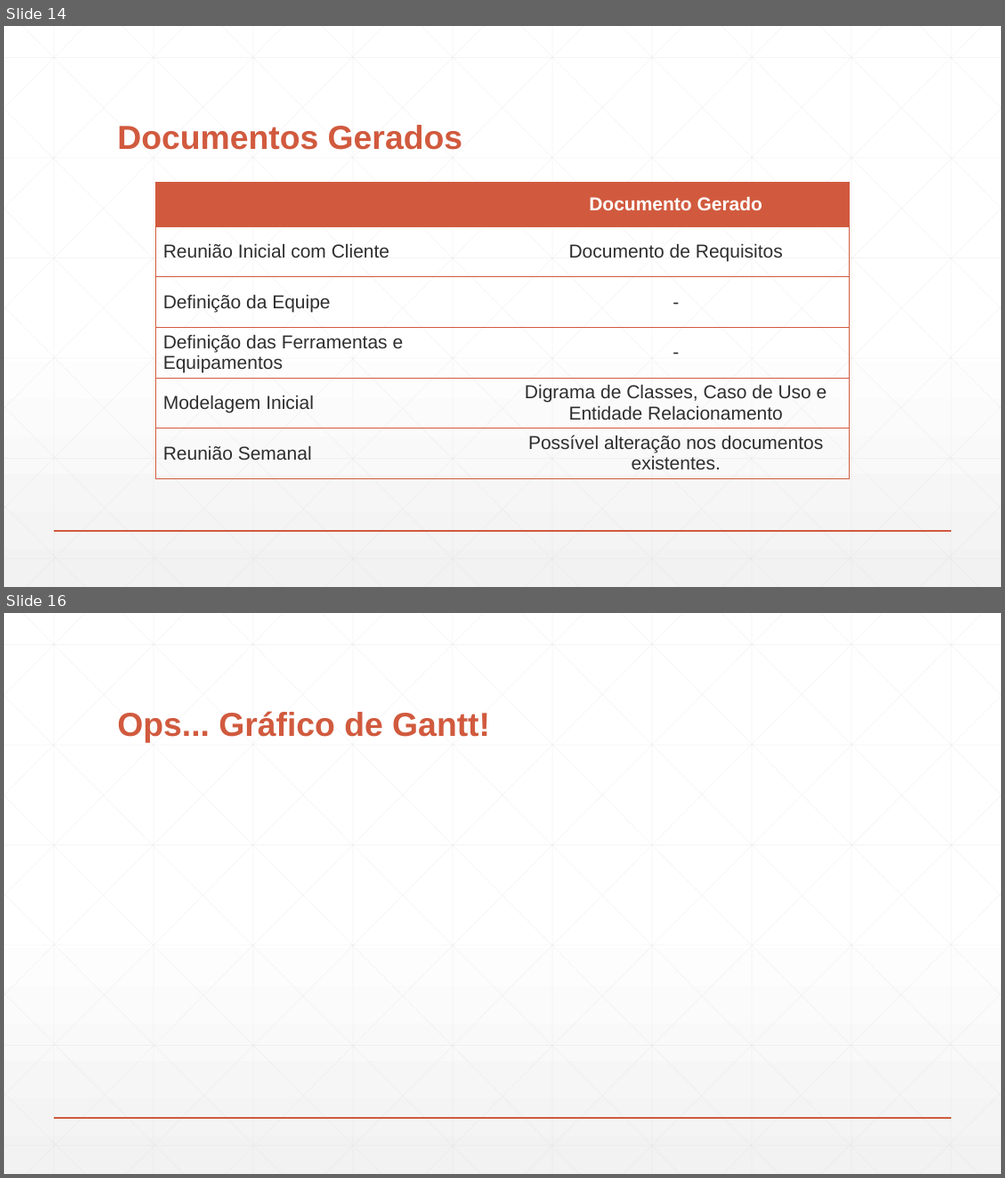
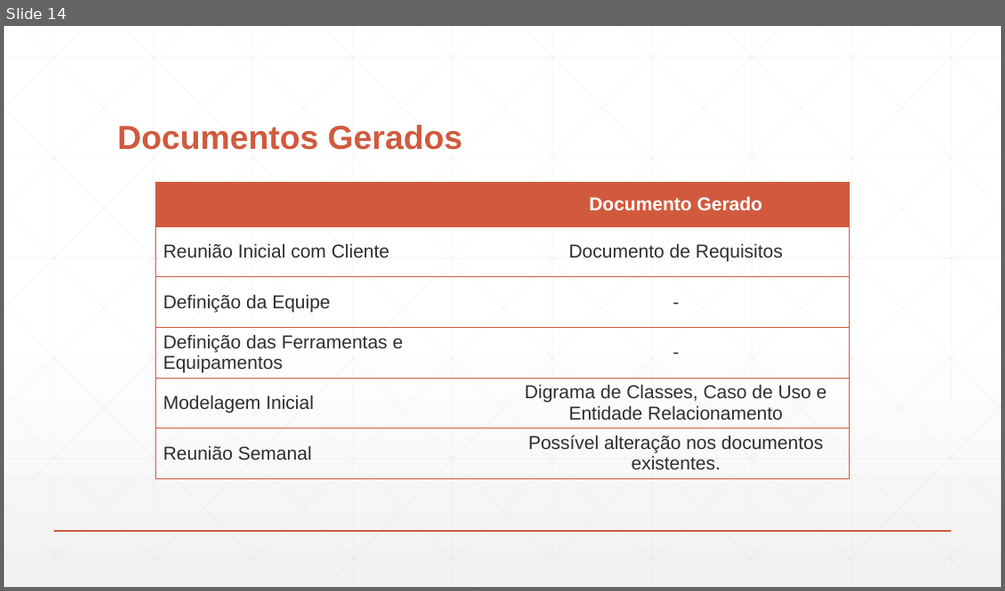
Before and after one commit to DudsNascimento/DuDente, a slide deck: Apresentação.pptx. Shown one above the other, each under a label of ours: slides 14 and 16 before the commit, slide 14 after it; the slides between them are not shown. The pictures are 1005x1178 and 1005x591 pixels, drawn with LibreOffice and Linux fonts; fonts in the diff are those of the drawing. Boxes give left, top, right and bottom in pixels: in the first picture for what was removed or moved away, otherwise in the second. Text is boxed around its words. In the diff, an @@ line names an element or a change of style, - is before the commit and + after.

```diff
--- a/Apresentação.pptx
+++ b/Apresentação.pptx
@@ slide 16 removed at (x1=4, y1=613, x2=1001, y2=1174), background gradient #FFFFFF to #F2F2F2; not listed: 47 template elements that a slide beside it also shows @@
@@ title removed at (x1=117, y1=711, x2=490, y2=743) @@
-Ops... Gráfico de Gantt!
```
Also in this commit, not shown: 1 slide changed, 1 other slide removed.
